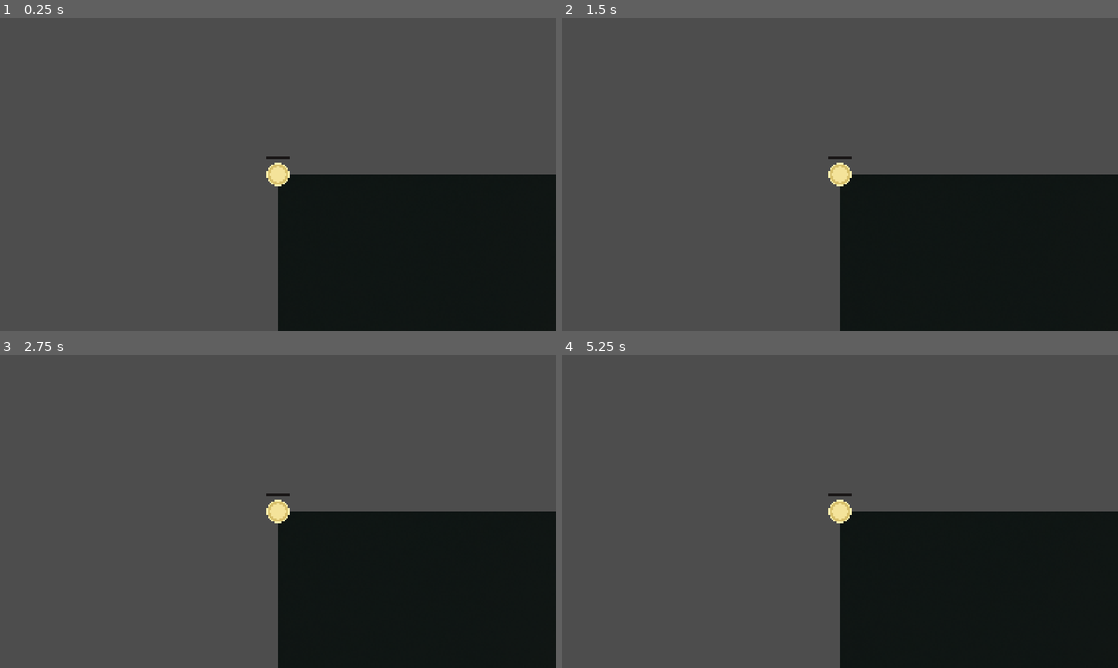
Above: before the commit, frames 1-4 (two rows, left to right).
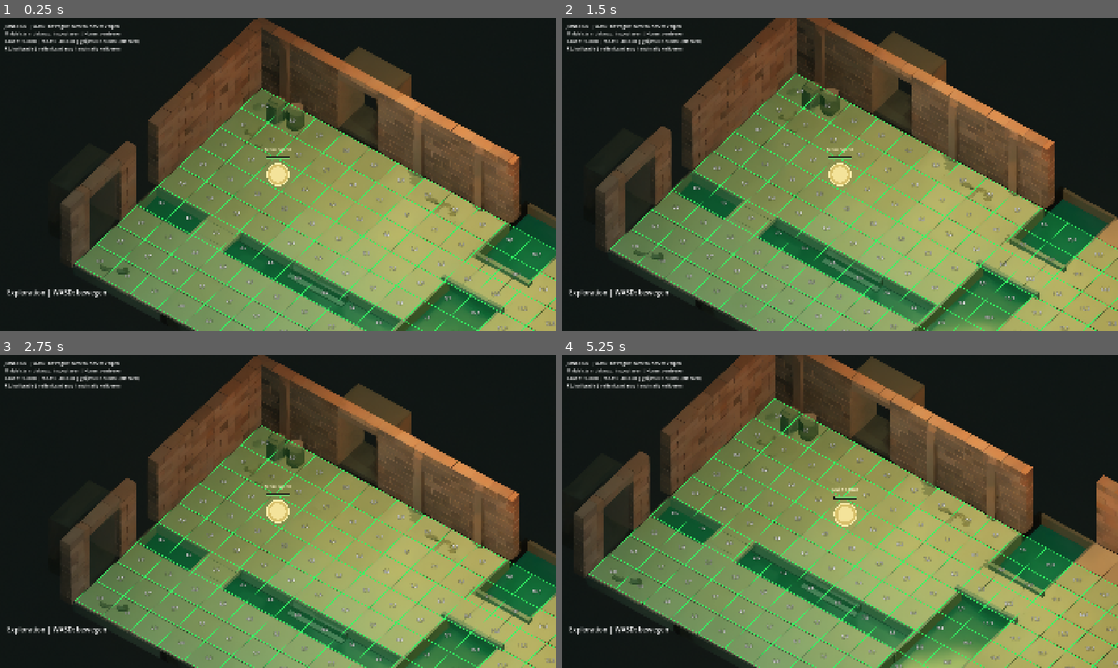
Above: after the commit, the same moments.

Repository: Kradoneem/TacticalRPG-Godot
Game: Godot game, scene res://scenes/exploration/sewer_junction_test.tscn
Same seed, same stepped clock (60 frames per second), same inputs: the game is played once before the commit and once after it. This scene is started directly instead of the project's main scene.
Inputs (mouse positions are in pixels of both pictures, inside the frame that each line leads up to):
- Up to frame 1 (0.25 s): no input
- Up to frame 2 (1.5 s): tap Enter (ui_accept) at 0.5, 0.77 s; move the mouse to (962, 158) at 0.52 s; hold D (move_right) 0.53-1.25 s; hold E (engage) 0.53-1.25 s; click (962, 158) at 0.67 s; drag from (728, 190) to (812, 237) at 1.27 s
- Up to frame 3 (2.75 s): tap Enter (ui_accept) at 2 s; move the mouse to (333, 442) at 2.02 s; hold A (move_left) from 2.03 s (still down); tap Space at 2.1 s
- Up to frame 4 (5.25 s): release A (move_left) at 2.75 s; drag from (812, 574) to (673, 464) at 2.77 s; tap Enter (ui_accept) at 3.5, 3.77, 5 s; move the mouse to (1006, 558) at 3.52 s; hold D (move_right) 3.53-4.25 s; tap 2 at 3.6 s; drag from (673, 464) to (756, 433) at 4.27 s; move the mouse to (867, 511) at 5.02 s; hold D (move_right) from 5.03 s (still down); tap 4 at 5.1 s; click (867, 511) at 5.17 s

The runs differ from the first frame. In frame 1, 98% of the frame differs, in the area x 0-100%, y 0-100%; in frame 2, 98%; in frame 3, 98%; in frame 4, 98%.

Commit message:
refactor-junction-floor-to-cell-labels

Diff:
--- a/scenes/exploration/sewer_junction_test.tscn
+++ b/scenes/exploration/sewer_junction_test.tscn
@@ -8,6 +8,7 @@
 
 [node name="SewerJunctionTest" type="Node2D" unique_id=991086871]
 script = ExtResource("1_map")
+cell_rows = PackedStringArray(".................", ".................", ".................", ".................", ".................", ".................", ".................", ".................", ".................")
 grid_size = Vector2i(17, 9)
 start_cell = Vector2i(2, 2)
 grid_origin = Vector2(1920, 700)
--- a/scripts/exploration/sewer_junction_test.gd
+++ b/scripts/exploration/sewer_junction_test.gd
@@ -1,7 +1,25 @@
 extends "res://scripts/exploration/exploration_map.gd"
 
-## Junction floor authoring and camera integration.
-## Grid calibration and walkable floor are separate responsibilities.
+## Junction content. Logical cell labels define movement rules.
+## Projection only determines where cells are displayed.
+## Initial labels are authoring placeholders, NOT a validated floor layout.
+
+## Each string is one y-row; character index is x.
+## . = FLOOR, # = BLOCKED, ? = UNKNOWN (also blocked).
+## Only the existing start cell (2, 2) is provisionally enabled.
+@export var cell_rows: PackedStringArray = PackedStringArray([
+	"?????????????????", # y = 0
+	"?????????????????", # y = 1
+	"??.??????????????", # y = 2
+	"?????????????????", # y = 3
+	"?????????????????", # y = 4
+	"?????????????????", # y = 5
+	"?????????????????", # y = 6
+	"?????????????????", # y = 7
+	"?????????????????"  # y = 8
+])
+
+@export var show_cell_coordinates: bool = true
 
 @onready var _background: Sprite2D = $Background
 @onready var _map_camera: Camera2D = $MapCamera
@@ -16,20 +34,72 @@
 
 
 func _configure_tactical_grid() -> void:
-	var floor_regions: WalkableFloorRegions = (
-		get_node_or_null("WalkableFloor") as WalkableFloorRegions
-	)
-
-	if floor_regions == null:
-		push_error("Junction requires a WalkableFloor node.")
-
-		for row in range(grid_size.y):
-			for column in range(grid_size.x):
-				tactical_grid.set_blocked(Vector2i(column, row))
-
-		return
-
-	floor_regions.apply_to_grid(tactical_grid, projection, self)
+	# Fail closed: invalid or unknown content never becomes walkable.
+	for row in range(grid_size.y):
+		for column in range(grid_size.x):
+			tactical_grid.set_blocked(Vector2i(column, row))
+
+	if not _cell_rows_are_valid():
+		return
+
+	var floor_count: int = 0
+
+	for row in range(grid_size.y):
+		for column in range(grid_size.x):
+			var cell := Vector2i(column, row)
+			var walkable: bool = get_cell_label(cell) == &"FLOOR"
+			tactical_grid.set_blocked(cell, not walkable)
+
+			if walkable:
+				floor_count += 1
+
+	print("[Junction] FLOOR cells: ", floor_count, " / ", grid_size.x * grid_size.y)
+
+
+func _cell_rows_are_valid() -> bool:
+	if cell_rows.size() != grid_size.y:
+		push_error("Junction requires exactly %d cell rows." % grid_size.y)
+		return false
+
+	for row in range(cell_rows.size()):
+		if cell_rows[row].length() != grid_size.x:
+			push_error(
+				"Junction row %d requires %d characters; found %d."
+				% [row, grid_size.x, cell_rows[row].length()]
+			)
+			return false
+
+		for column in range(grid_size.x):
+			var symbol: String = cell_rows[row].substr(column, 1)
+
+			if symbol not in [".", "#", "?"]:
+				push_error(
+					"Unknown junction symbol '%s' at (%d, %d)."
+					% [symbol, column, row]
+				)
+				return false
+
+	return true
+
+
+func get_cell_label(cell: Vector2i) -> StringName:
+	if (
+		cell.x < 0
+		or cell.y < 0
+		or cell.y >= cell_rows.size()
+	):
+		return &"UNKNOWN"
+
+	if cell.x >= cell_rows[cell.y].length():
+		return &"UNKNOWN"
+
+	match cell_rows[cell.y].substr(cell.x, 1):
+		".":
+			return &"FLOOR"
+		"#":
+			return &"BLOCKED"
+		_:
+			return &"UNKNOWN"
 
 
 func _ready() -> void:
@@ -73,7 +143,8 @@
 	_hint.text = (
 		"JUNCTION | WASD: bewegen; camera hervat volgen"
 		+ "\nMiddelste muisknop: inspecteren | Home: centreren"
-		+ "\nGroen: walkable | rood: blocked | F2: kalibratie"
+		+ "\nGroen: FLOOR | rood: BLOCKED | grijs: UNKNOWN (blocked)"
+		+ "\nF2: kalibratie | cellenkaart nog handmatig valideren"
 	)
 
 
@@ -90,58 +161,61 @@
 
 func _finish_calibration() -> void:
 	super._finish_calibration()
-
-	# Rebuild floor classification if the projection changed.
-	_configure_tactical_grid()
-
-	if not tactical_grid.is_walkable(player_marker.cell):
-		push_warning(
-			"Current token cell is blocked after recalibration. "
-			+ "Stop the test and adjust the start cell or floor polygons."
-		)
-
+	# Labels are logical data: recalibration must not reclassify cells.
 	_set_camera_hint()
 	queue_redraw()
 
 
 func _draw() -> void:
-	# Keep existing calibration handles.
-	super._draw()
+	if _calibrating:
+		super._draw()
+		return
 
 	if (
 		tactical_grid == null
 		or projection == null
 		or not show_debug_grid
-		or _calibrating
 	):
 		return
 
 	for row in range(grid_size.y):
 		for column in range(grid_size.x):
 			var cell := Vector2i(column, row)
-			var walkable: bool = tactical_grid.is_walkable(cell)
-
-			var fill_color: Color = (
-				Color(0.15, 0.85, 0.35, 0.18)
-				if walkable
-				else Color(0.95, 0.15, 0.15, 0.24)
-			)
-
-			var outline_color: Color = (
-				Color(0.2, 1.0, 0.4, 0.8)
-				if walkable
-				else Color(1.0, 0.2, 0.2, 0.8)
-			)
-
-			var outline: PackedVector2Array = (
-				projection.get_cell_outline(cell)
-			)
+			var label: StringName = get_cell_label(cell)
+			var color := Color(0.65, 0.65, 0.65, 0.7)
+
+			match label:
+				&"FLOOR":
+					color = Color(0.2, 1.0, 0.4, 0.8)
+				&"BLOCKED":
+					color = Color(1.0, 0.2, 0.2, 0.8)
+
+			var outline: PackedVector2Array = projection.get_cell_outline(cell)
 			var corners := PackedVector2Array([
-				outline[0],
-				outline[1],
-				outline[2],
-				outline[3]
+				outline[0], outline[1], outline[2], outline[3]
 			])
-
-			draw_colored_polygon(corners, fill_color)
-			draw_polyline(outline, outline_color, 2.0, true)
+			var fill: Color = color
+			fill.a = 0.15
+
+			draw_colored_polygon(corners, fill)
+			draw_polyline(outline, color, 2.0, true)
+
+			if show_cell_coordinates:
+				var text: String = "%d,%d" % [column, row]
+				var font: Font = ThemeDB.fallback_font
+				var text_size: Vector2 = font.get_string_size(
+					text, HORIZONTAL_ALIGNMENT_LEFT, -1.0, 16
+				)
+				var text_position: Vector2 = (
+					projection.get_cell_center(cell)
+					+ Vector2(-text_size.x * 0.5, 5.0)
+				)
+
+				draw_string_outline(
+					font, text_position, text,
+					HORIZONTAL_ALIGNMENT_LEFT, -1.0, 16, 3, Color.BLACK
+				)
+				draw_string(
+					font, text_position, text,
+					HORIZONTAL_ALIGNMENT_LEFT, -1.0, 16, Color.WHITE
+				)
--- a/scripts/exploration/walkable_floor_regions.gd
+++ /dev/null
@@ -1,110 +0,0 @@
-class_name WalkableFloorRegions
-extends Node2D
-
-## Editor-authored floor regions.
-## Direct Polygon2D children describe floor or blocked areas.
-## They are authoring helpers, not physics collision objects.
-
-const BLOCKED_GROUP: StringName = &"blocked_floor_region"
-
-
-func _ready() -> void:
-	# Keep authoring polygons visible in the editor, not in the game.
-	hide()
-
-
-func apply_to_grid(
-	grid: TacticalGrid,
-	projection: TacticalGridProjection,
-	map_root: Node2D
-) -> void:
-	var floor_polygons: Array[PackedVector2Array] = []
-	var blocked_polygons: Array[PackedVector2Array] = []
-
-	for child: Node in get_children():
-		if not child is Polygon2D:
-			continue
-
-		var region := child as Polygon2D
-
-		if region.polygon.size() < 3:
-			continue
-
-		var points := PackedVector2Array()
-
-		for point: Vector2 in region.polygon:
-			points.append(map_root.to_local(region.to_global(point)))
-
-		if region.is_in_group(BLOCKED_GROUP):
-			blocked_polygons.append(points)
-		else:
-			floor_polygons.append(points)
-
-	if floor_polygons.is_empty():
-		push_warning(
-			"WalkableFloor has no floor polygons; all cells are blocked."
-		)
-
-	var walkable_count: int = 0
-
-	for row in range(grid.size.y):
-		for column in range(grid.size.x):
-			var cell := Vector2i(column, row)
-			var walkable: bool = _cell_is_on_floor(
-				cell,
-				projection,
-				floor_polygons,
-				blocked_polygons
-			)
-
-			grid.set_blocked(cell, not walkable)
-
-			if walkable:
-				walkable_count += 1
-
-	print(
-		"[WalkableFloor] ",
-		walkable_count,
-		" / ",
-		grid.size.x * grid.size.y,
-		" cells walkable"
-	)
-
-
-func _cell_is_on_floor(
-	cell: Vector2i,
-	projection: TacticalGridProjection,
-	floor_polygons: Array[PackedVector2Array],
-	blocked_polygons: Array[PackedVector2Array]
-) -> bool:
-	var sample_offsets: Array[Vector2] = [
-		Vector2(0.5, 0.5),
-		Vector2(0.05, 0.05),
-		Vector2(0.95, 0.05),
-		Vector2(0.95, 0.95),
-		Vector2(0.05, 0.95)
-	]
-
-	for sample_offset: Vector2 in sample_offsets:
-		var point: Vector2 = projection.grid_to_map(
-			Vector2(cell) + sample_offset
-		)
-
-		if not _point_in_any_polygon(point, floor_polygons):
-			return false
-
-		if _point_in_any_polygon(point, blocked_polygons):
-			return false
-
-	return true
-
-
-func _point_in_any_polygon(
-	point: Vector2,
-	polygons: Array[PackedVector2Array]
-) -> bool:
-	for polygon: PackedVector2Array in polygons:
-		if Geometry2D.is_point_in_polygon(point, polygon):
-			return true
-
-	return false
Not shown, removed: scripts/exploration/walkable_floor_regions.gd.uid
